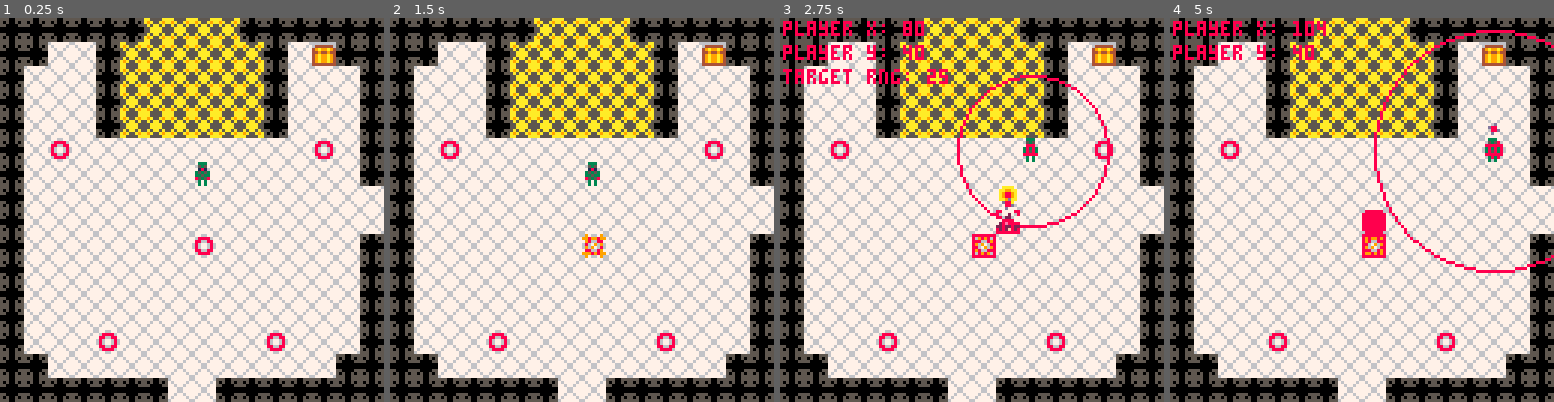
Above: before the commit, frames 1-4 (left to right).
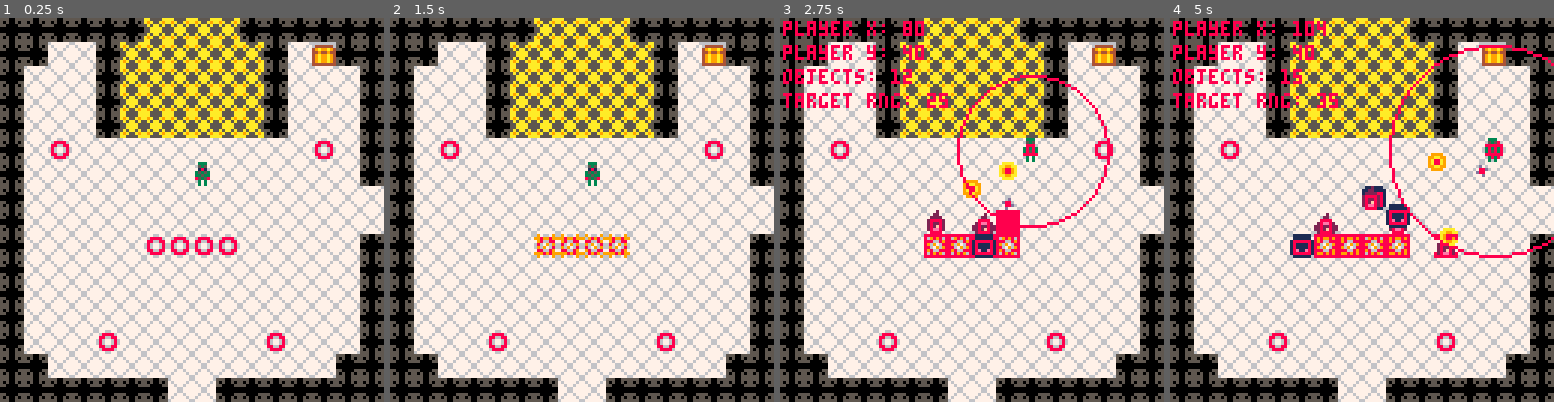
Above: after the commit, the same moments.

Repository: rledford/pico-door
Game: PICO-8 cartridge door.p8
Same seed, same stepped clock (60 frames per second), same inputs: the game is played once before the commit and once after it.
Inputs:
- Up to frame 1 (0.25 s): no input
- Up to frame 2 (1.5 s): tap X (X key) at 0.33, 1.07 s; tap O (Z key) at 0.7 s
- Up to frame 3 (2.75 s): hold Right 1.6-2.1 s; tap O (Z key) at 1.7, 2.1, 2.5 s; tap X (X key) at 1.85 s; hold Up 2.15-2.42 s; hold Right from 2.47 s (still down)
- Up to frame 4 (5 s): tap O (Z key) every 0.4 s from 2.9 to 4.9 s; tap X (X key) at 2.97, 4.08 s; release Right at 3.03 s; hold Left 3.08-3.58 s; hold Down 3.63-3.97 s; hold Right 4.02-4.68 s; hold Up from 4.73 s (still down)

The runs differ from the first frame. In frame 1, 0.7% of the frame differs, in the area x 37-63%, y 56-63%; in frame 2, 1.1%; in frame 3, 3.9%; in frame 4, 6.5%, in the area x 0-100%, y 3-67%.

Commit message:
Add max objects limit and prevent enemy spawn points from spawning when max reached. Make enemies run into player.

Diff:
--- a/door.p8
+++ b/door.p8
@@ -15,7 +15,7 @@
 -- [x] add spawning points
 -- [x] when player takes damage, do flash animation and make temporarily invulnerable (and not collidable)
 -- [x] player takes damage when touching enemies
--- [] add max objects and prevent spawning more enemies when max is reached
+-- [x] add max objects and prevent spawning more enemies when max is reached
 -- [] persist which doors have been destroyed
 -- [] make destroyed doors not respawn when reentering room
 -- [] despawn enemies when switching rooms
@@ -41,6 +41,7 @@
 TILE_SIZE = 8
 TILE_HALF_SIZE = TILE_SIZE/2
 SCREEN_SIZE = 128
+MAX_OBJECTS = 32
 
 NO_GROUP = 0
 PLAYER_GROUP = 1
@@ -75,7 +76,10 @@
 function _init()
 	cls()
 	player = init_object(player_type, 64, 48)
+	make_enemy_spawn_point(48,72,{eye_type, bug_type},50)
+	make_enemy_spawn_point(56,72,{eye_type, bug_type},50)
 	make_enemy_spawn_point(64,72,{eye_type, bug_type},50)
+	make_enemy_spawn_point(72,72,{eye_type, bug_type},50)
 	update_fn = game_update
 end
 
@@ -101,9 +105,10 @@
 	if debug then
 		print("player x: "..player.x, camera_pos.x + 1, camera_pos.y + 1, 8)
 		print("player y: "..player.y, camera_pos.x + 1, camera_pos.y + 1 + 8, 8)
+		print("objects: "..count(objects), camera_pos.x + 1, camera_pos.y + 1 + 16, 8)
 		if player.target ~= nil then
 			local range = get_range(player, player.target)
-			print("target rng: "..flr(range), camera_pos.x + 1, camera_pos.y + 1 + 16, 8)
+			print("target rng: "..flr(range), camera_pos.x + 1, camera_pos.y + 1 + 24, 8)
 			circ(player.x + 4, player.y + 4, range)
 		else
 			circ(player.x + 4, player.y + 4, player.auto_target_radius, 8)
@@ -338,7 +343,7 @@
 	update=function(this)
 		if not this.is_spawning then
 			this.spawn_timer = clamp(this.spawn_timer - 1, 0, this.spawn_time)
-			if this.spawn_timer <= 0 then
+			if this.spawn_timer <= 0 and count(objects) < MAX_OBJECTS then
 				this.is_spawning = true
 				this.spawn_timer = this.spawn_time
 				this.spawn_duration_timer = this.spawn_duration
@@ -557,8 +562,8 @@
 	if range > obj.auto_target_radius then
 		add_random_move(obj)
 		return
-	elseif range <= TILE_SIZE * 1.5 then
-		return
+	-- elseif range <= TILE_SIZE * 1.5 then
+	-- 	return
 	end
 	local m = get_manhattan(obj, player)
 	if (m.x == 0 and m.y == 0) then
